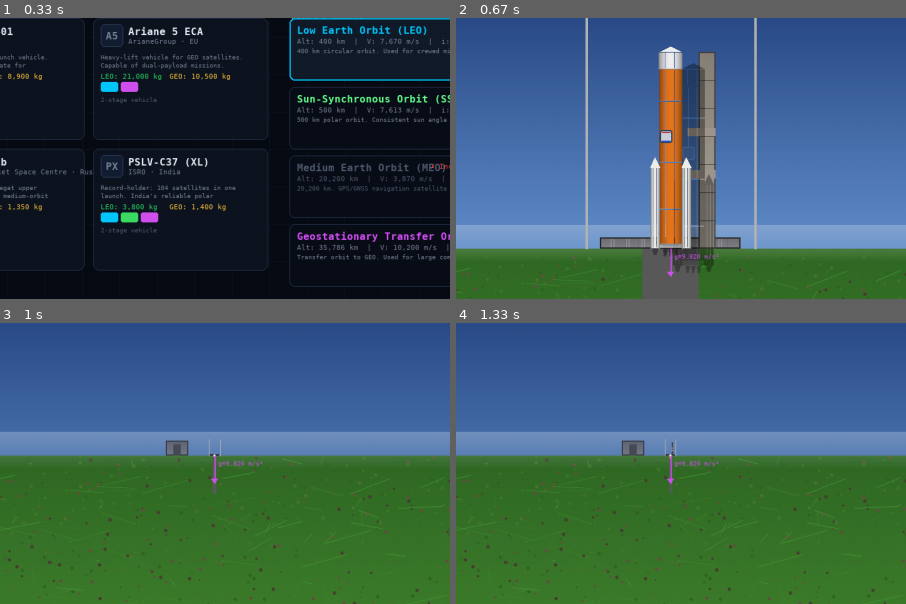
Above: before the commit, frames 1-4 (two rows, left to right).
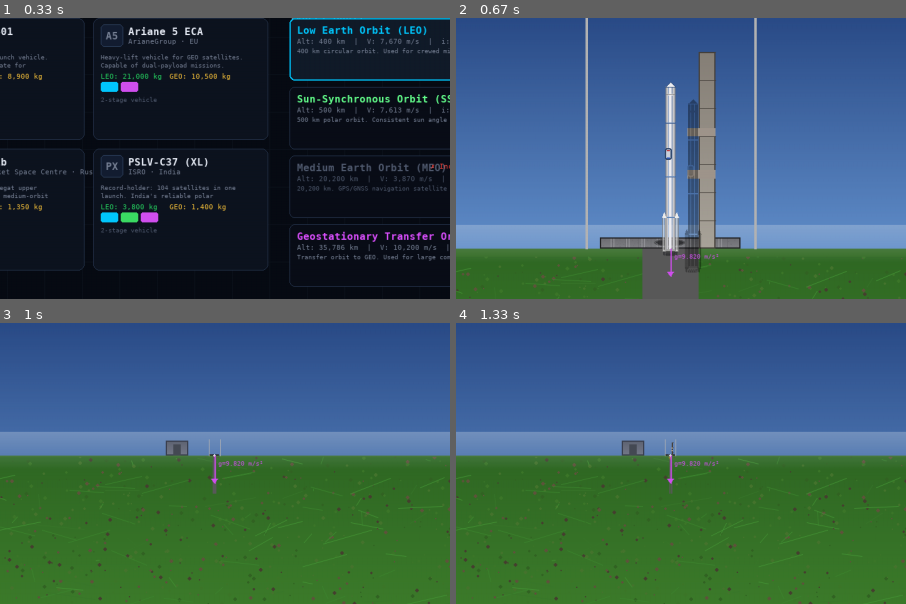
Above: after the commit, the same moments.

Repository: richardhans8888/NumericalOrbit_Rocket
Game: pygame game, started from rocket_sim/main.py
Two runs of this game, one before a commit and one after it. Both use one fixed random seed, a clock stepped at 60 frames per second and the inputs below.
Inputs:
- Up to frame 1 (0.33 s): no input
- Up to frame 2 (0.67 s): click "▶ LAUNCH MISSION" at 0.38 s
- Up to frame 3 (1 s): tap C at 0.67 s
- Up to frame 4 (1.33 s): tap Space at 1 s
The pictures show only the part of the screen within x 33-83%, y 10-60%; the shares and areas given below are measured in that part.

Frame 1 is identical in both runs. In frame 2, 7.5% of the frame differs, in the area x 43-58%, y 9-91%; in frame 3, nothing differs; in frame 4, nothing differs.

Commit message:
Rocket UI/UX

Diff:
--- a/rocket_sim/rendering_pygame/app.py
+++ b/rocket_sim/rendering_pygame/app.py
@@ -162,11 +162,15 @@
     pygame.draw.rect(surf, edge_color, rect, 1)
 
 
-def render_rocket_sprite(core_h_px, core_w_px, stage_index, fairing_attached):
-    show_boosters = stage_index == 0
+def render_rocket_sprite(core_h_px, core_w_px, stage_index, fairing_attached, engine_count=1, body_color=None, is_heavy_f=False):
+    show_boosters = stage_index == 0 and engine_count > 3 # Only show side boosters if many engines
     ppm = max(0.00001, core_w_px / 8.4)
     total_w = core_w_px + (int(7.4 * ppm) if show_boosters else 0)
-    nose_h = max(14, int(9.0 * ppm))
+
+    # Fairing height
+    nose_h = max(14, int(12.0 * ppm))
+    if is_heavy_f: nose_h = int(nose_h * 1.5)
+
     bell_pad = max(10, int(5.5 * ppm))
     total_h = core_h_px + nose_h + bell_pad + 6
     surf = pygame.Surface((max(2, total_w), max(2, total_h)), pygame.SRCALPHA)
@@ -180,7 +184,11 @@
     core_x = cx - core_w // 2
     core_y = base_y - core_h
 
-    body_col = (235, 235, 234) if stage_index >= 1 else (232, 118, 28)
+    if body_color is None:
+        body_col = (235, 235, 234) if stage_index >= 1 else (232, 118, 28)
+    else:
+        body_col = body_color
+
     cylinder_fill(surf, pygame.Rect(core_x, core_y, core_w, core_h), body_col)
 
     if stage_index <= 1:
@@ -212,18 +220,24 @@
     )
 
     noz_y = base_y + 1
-    if stage_index == 0:
-        n_cnt = 3
-        bell_w = max(5, int(1.8 * ppm))
-        bell_h = max(6, int(2.6 * ppm))
-    else:
-        n_cnt = 1
-        bell_w = max(5, int(2.2 * ppm))
-        bell_h = max(7, int(3.0 * ppm))
-    if core_w >= 10:
+    # Draw engines based on engine_count
+    n_cnt = engine_count
+    bell_w = max(4, int(1.4 * ppm))
+    bell_h = max(5, int(2.2 * ppm))
+
+    if n_cnt == 1:
+        bell_w = max(5, int(2.4 * ppm))
+        bell_h = max(7, int(3.2 * ppm))
+
+    if core_w >= 6:
         for i in range(n_cnt):
-            t = (i + 1) / (n_cnt + 1)
-            bx = core_x + int(t * core_w) - bell_w // 2
+            # Distribute engines
+            if n_cnt == 1:
+                t = 0.5
+            else:
+                t = (i) / (n_cnt - 1) if n_cnt > 1 else 0.5
+
+            bx = core_x + int(t * (core_w - bell_w))
             pygame.draw.polygon(
                 surf,
                 (40, 40, 45, 220),
@@ -236,23 +250,25 @@
                 1,
             )
 
-    nose_w = int(core_w * (1.05 if fairing_attached else 0.92))
+    # Fairing
+    nose_w = int(core_w * (1.15 if is_heavy_f else 1.05 if fairing_attached else 0.92))
     nx = cx - nose_w // 2
     ny = core_y - nose_h + 2
     if fairing_attached:
-        cylinder_fill(surf, pygame.Rect(nx, ny + int(nose_h * 0.25), nose_w, int(nose_h * 0.75)), (240, 240, 242))
+        cylinder_fill(surf, pygame.Rect(nx, ny + int(nose_h * 0.35), nose_w, int(nose_h * 0.65)), (240, 240, 242))
         pygame.draw.polygon(
             surf,
             (240, 240, 242, 255),
-            [(nx, ny + int(nose_h * 0.28)), (nx + nose_w, ny + int(nose_h * 0.28)), (cx, ny)],
+            [(nx, ny + int(nose_h * 0.38)), (nx + nose_w, ny + int(nose_h * 0.38)), (cx, ny)],
         )
         pygame.draw.polygon(
             surf,
             (0, 0, 0, 50),
-            [(nx, ny + int(nose_h * 0.28)), (nx + nose_w, ny + int(nose_h * 0.28)), (cx, ny)],
+            [(nx, ny + int(nose_h * 0.38)), (nx + nose_w, ny + int(nose_h * 0.38)), (cx, ny)],
             1,
         )
     else:
+        # Just a small cone if no fairing
         pygame.draw.polygon(
             surf,
             (235, 235, 236, 255),
@@ -989,14 +1005,19 @@
         surface.blit(rot, rect.topleft)
         return
 
-    core_h_m = 64.0
-    if stage >= 2:
-        core_h_m = 40.0
+    # Calculate dimensions based on actual vehicle data
+    stg_data = rocket.vehicle_data["stages"][stage]
+
+    # Heuristic for physical dimensions in meters
+    # Base height on propellant mass (e.g. 400t -> ~40m)
+    core_h_m = stg_data["propellant_mass"] / 10000.0 + 15.0
+    # Base width on cross sectional area
+    core_w_m = math.sqrt(rocket.cross_sectional_area / math.pi) * 2.0
 
     core_h_px = int(core_h_m * zoom)
-    core_w_px = int(8.4 * zoom)
-
-    if core_h_px < 18 or core_w_px < 6:
+    core_w_px = int(core_w_m * zoom)
+
+    if core_h_px < 10 or core_w_px < 4:
         pygame.draw.circle(surface, C_WHITE, (base_sx, base_sy), max(2, int(2 * zoom)))
         return
 
@@ -1005,10 +1026,26 @@
         cache = {}
         setattr(draw_rocket, "_sprite_cache", cache)
 
-    key = (core_h_px, core_w_px, stage, bool(rocket.fairing_attached))
+    # Unique key for different vehicles and stages
+    ec = stg_data.get("engine_count", 1)
+    v_id = rocket.vehicle_data.get("name", "generic")
+
+    # Fairing size heuristic
+    f_mass = rocket.vehicle_data.get("fairing", {}).get("mass", 0)
+    is_heavy_f = f_mass > 2000
+
+    # Custom colors based on manufacturer
+    mfr = rocket.vehicle_data.get("manufacturer", "").upper()
+    body_col = (235, 235, 234) # Default white
+    if "SPACEX" in mfr: body_col = (240, 240, 245)
+    elif "ULA" in mfr: body_col = (220, 225, 235)
+    elif "ISRO" in mfr: body_col = (235, 180, 140)
+    elif "USER" in mfr: body_col = (200, 210, 225) # Custom blue-ish
+
+    key = (v_id, core_h_px, core_w_px, stage, bool(rocket.fairing_attached), ec, is_heavy_f)
     spr = cache.get(key)
     if spr is None:
-        spr = render_rocket_sprite(core_h_px, core_w_px, stage, rocket.fairing_attached)
+        spr = render_rocket_sprite(core_h_px, core_w_px, stage, rocket.fairing_attached, engine_count=ec, body_color=body_col)
         cache[key] = spr
 
     rot_deg = math.degrees(pitch - math.pi / 2.0)
--- a/rocket_sim/rendering_pygame/vehicle_select.py
+++ b/rocket_sim/rendering_pygame/vehicle_select.py
@@ -174,12 +174,14 @@
         self.custom_data["stages"][0]["thrust_sl"] = s1_t_sl
         self.custom_data["stages"][0]["thrust_vac"] = s1_t_vac
         self.custom_data["stages"][0]["burn_time"] = s1_fuel / (s1_t_vac / (s1_isp * g0)) if s1_isp > 0 and s1_t_vac > 0 else 150
+        self.custom_data["stages"][0]["engine_count"] = ec1
 
         self.custom_data["stages"][1]["dry_mass"] = s2_dry
         self.custom_data["stages"][1]["propellant_mass"] = s2_fuel
         self.custom_data["stages"][1]["thrust_sl"] = 0
         self.custom_data["stages"][1]["thrust_vac"] = s2_t_vac
         self.custom_data["stages"][1]["burn_time"] = s2_fuel / (s2_t_vac / (s2_isp * g0)) if s2_isp > 0 and s2_t_vac > 0 else 300
+        self.custom_data["stages"][1]["engine_count"] = 1 # Upper stage usually 1
 
         self.custom_data["fairing"]["mass"] = f["mass"]
         self.custom_data["fairing"]["jettison_altitude"] = f["jettison_altitude"]
